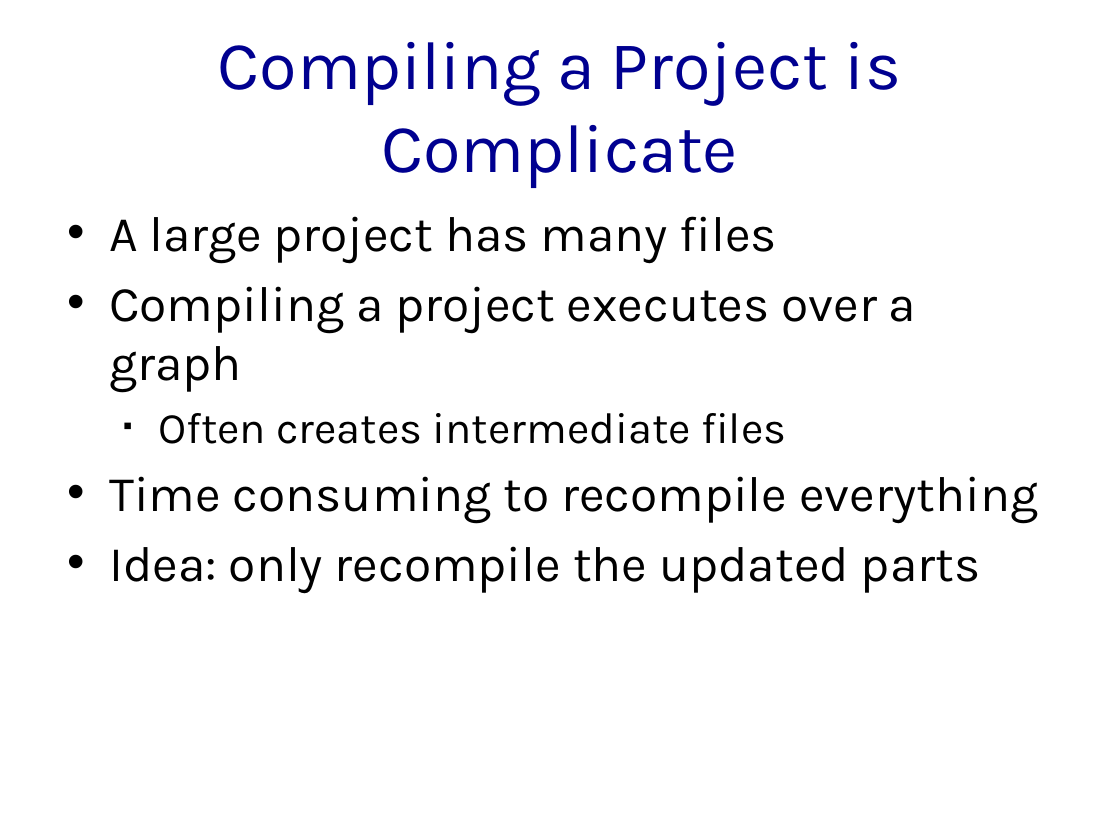
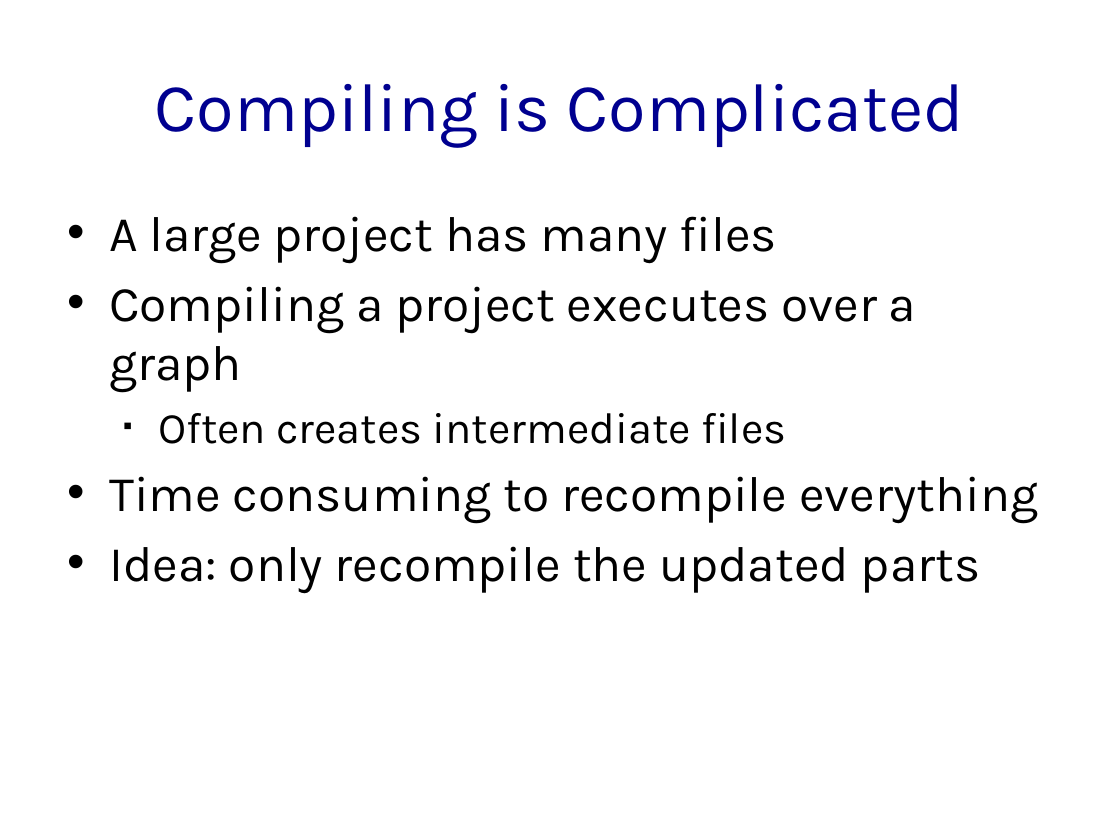
Before and after one commit to h8liu-archives/making-makefiles, a slide deck: slide 3 of slides.pptx. Drawn at 1120x840 pixels with LibreOffice and Linux fonts; fonts in the diff are those of the drawing. Boxes give left, top, right and bottom in pixels: in the first picture for what was removed or moved away, otherwise in the second. Text is boxed around its words. In the diff, an @@ line names an element or a change of style, - is before the commit and + after.

Commit message:
update

```diff
--- a/slides.pptx
+++ b/slides.pptx
@@ title at [155,84,964,147]: text changed @@
-Compiling a Project is Complicate
+Compiling is Complicated
```
